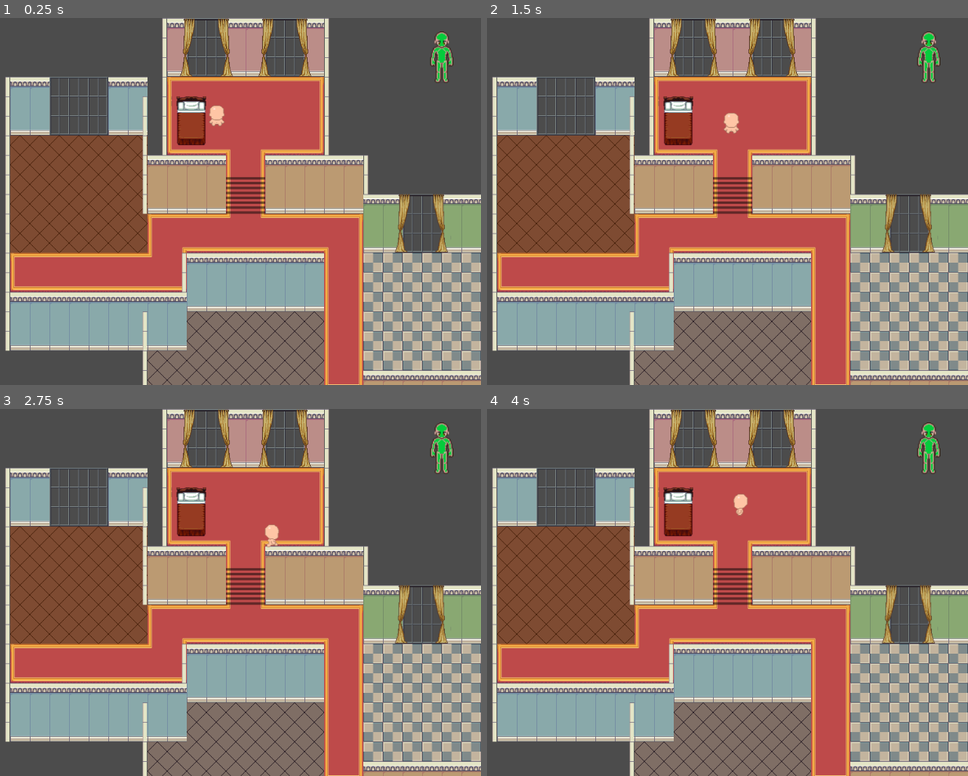
Above: before the commit, frames 1-4 (two rows, left to right).
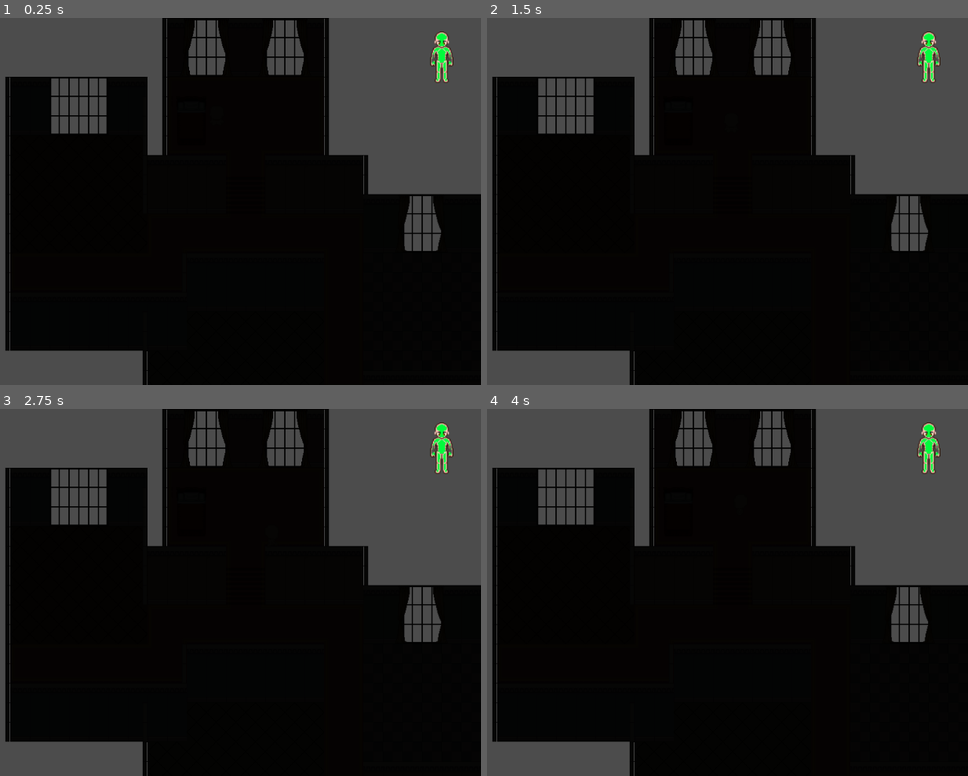
Above: after the commit, the same moments.

Repository: s4x0r/luxjam2020
Game: Godot game, scene res://levels/level1.tscn
The game is run twice, just before and just after one commit, with the same random seed, the same clock (stepped at 60 frames per second) and the same inputs. The project has no main scene, so this scene is started directly. Sound files missing from this copy of the repository are replaced by a short silence.
Inputs:
- Up to frame 1 (0.25 s): no input
- Up to frame 2 (1.5 s): tap Enter at 0.5 s; hold Right (ui_right) 0.53-1.28 s; hold Space (ui_select) 0.53-1.28 s; hold Down (ui_down) from 1.28 s (still down); tap Space (ui_select) at 1.35 s
- Up to frame 3 (2.75 s): tap Space (ui_select) at 1.52, 1.82 s; release Down (ui_down) at 2.03 s; hold Right (ui_right) from 2.03 s (still down); hold Space (ui_select) from 2.03 s (still down)
- Up to frame 4 (4 s): release Right (ui_right) at 2.78 s; release Space (ui_select) at 2.78 s; hold Up (ui_up) 2.78-3.53 s; tap Space (ui_select) at 2.85, 3.02, 3.32 s; hold Left (ui_left) from 3.53 s (still down); hold Space (ui_select) from 3.53 s (still down)

The runs differ from the first frame. In frame 1, 73% of the frame differs, in the area x 0-100%, y 0-100%; in frame 2, 73%; in frame 3, 73%; in frame 4, 73%.

Commit message:
fixed some lighting bugs

Diff:
--- a/furniture/curtains.tscn
+++ b/furniture/curtains.tscn
@@ -1,9 +1,12 @@
-[gd_scene load_steps=3 format=2]
+[gd_scene load_steps=4 format=2]
 
 [ext_resource path="res://s4xstuff/LPC Submissions Merged 2.0/Interior.png" type="Texture" id=1]
 
 [sub_resource type="OccluderPolygon2D" id=1]
-polygon = PoolVector2Array( -64, 48, -56.9837, 46.7155, -65.6629, 14.2631, -50.9461, -34.0382, -50.9461, -44.6041, -11.7013, -44.9814, -11.7013, -34.7929, -3.77687, -0.45369, 1.50609, 13.131, -4.15422, 43.6967, -7.17305, 46.3382, 10.5626, 46.7155, 6.03432, 36.527, 3.77022, 16.1499, 3.77022, 11.6216, 5.27962, 7.47073, 5.65697, 3.31985, 4.14757, -18.944, 3.77022, -46.1135, -69.4364, -45.3588, -66.7949, -19.6987, -68.3043, 10.1122, -67.5496, 14.2631, -69.059, 30.4893, -73.9646, 47.4702 )
+polygon = PoolVector2Array( -67.416, -46.2513, -51.3916, -46.7641, -52.2237, -31.2302, -58.8811, -0.440018, -64.9837, 12.3199, -58.3263, 42.2779, -55.8298, 45.884, -75.0581, 47.2983, -70.8066, 29.7989, -67.1525, 11.9866, -69.2607, 9.35143, -68.7336, 3.81751, -67.416, -19.1087 )
+
+[sub_resource type="OccluderPolygon2D" id=2]
+polygon = PoolVector2Array( -13.3066, -46.1898, 3.74001, -46.3835, 4.51486, -19.2639, 5.28971, 9.59909, 3.74001, 12.6985, 6.06457, 31.4885, 10.7136, 47.5665, -8.27007, 47.3728, -6.52667, 44.4671, 1.60921, 13.8607, -3.03987, 3.98147, -10.4009, -23.5255, -12.1443, -33.0174 )
 
 [node name="curtains" type="Node2D"]
 
@@ -26,4 +29,8 @@
 region_rect = Rect2( 448, 672, 32, 96 )
 
 [node name="LightOccluder2D" type="LightOccluder2D" parent="Sprite3"]
+position = Vector2( 0, 0.358482 )
 occluder = SubResource( 1 )
+
+[node name="LightOccluder2D2" type="LightOccluder2D" parent="Sprite3"]
+occluder = SubResource( 2 )
--- a/level parts/KinematicChar.gd
+++ b/level parts/KinematicChar.gd
@@ -36,4 +36,4 @@
 			collision.collider.get_parent().position += velocity*8
 		move_and_collide(-velocity*8)
 		$AudioStreamPlayer.play()
-		emit_signal("damaged")
+		emit_signal("damaged", self)
--- /dev/null
+++ b/level parts/Light2D.gd
@@ -0,0 +1,16 @@
+extends Light2D
+
+
+# Declare member variables here. Examples:
+# var a = 2
+# var b = "text"
+
+
+# Called when the node enters the scene tree for the first time.
+func _ready():
+	pass # Replace with function body.
+
+
+# Called every frame. 'delta' is the elapsed time since the previous frame.
+#func _process(delta):
+#	pass
--- /dev/null
+++ b/level parts/Light2D.tscn
@@ -0,0 +1,9 @@
+[gd_scene load_steps=2 format=2]
+
+[ext_resource path="res://level parts/light.png" type="Texture" id=1]
+
+[node name="Light2D" type="Light2D"]
+visible = false
+position = Vector2( 422.38, 286.899 )
+texture = ExtResource( 1 )
+shadow_enabled = true
--- a/level parts/darkness.tscn
+++ b/level parts/darkness.tscn
@@ -2,4 +2,5 @@
 
 [node name="darkness" type="CanvasModulate"]
 visible = false
+light_mask = 0
 color = Color( 0.027451, 0.027451, 0.027451, 1 )
--- a/level parts/level controller.tscn
+++ b/level parts/level controller.tscn
@@ -1,9 +1,14 @@
-[gd_scene load_steps=3 format=2]
+[gd_scene load_steps=7 format=2]
 
 [ext_resource path="res://levels/level controller.gd" type="Script" id=1]
 [ext_resource path="res://s4xstuff/dmgindicator.png" type="Texture" id=2]
+[ext_resource path="res://s4xstuff/Thunder_HD-Mark_DiAngelo-587966950.wav" type="AudioStream" id=3]
+[ext_resource path="res://s4xstuff/Rain_Inside_House-Mark_DiAngelo-323934112.wav" type="AudioStream" id=4]
+[ext_resource path="res://s4xstuff/indicator light.png" type="Texture" id=5]
+[ext_resource path="res://level parts/darkness.tscn" type="PackedScene" id=6]
 
 [node name="level controller" type="Control"]
+light_mask = 0
 margin_right = 1024.0
 margin_bottom = 600.0
 script = ExtResource( 1 )
@@ -20,12 +25,37 @@
 "_edit_use_anchors_": false
 }
 
+[node name="thunder" type="AudioStreamPlayer" parent="Control" groups=[
+"sounds",
+]]
+stream = ExtResource( 3 )
+
+[node name="rain" type="AudioStreamPlayer" parent="Control" groups=[
+"sounds",
+]]
+stream = ExtResource( 4 )
+autoplay = true
+
+[node name="Timer" type="Timer" parent="Control"]
+
 [node name="Sprite" type="Sprite" parent="Control"]
+light_mask = 2
 position = Vector2( 64, 64 )
 scale = Vector2( 1.5, 1.5 )
 texture = ExtResource( 2 )
 vframes = 3
 hframes = 5
+
+[node name="Light2D" type="Light2D" parent="Control/Sprite"]
+scale = Vector2( 1.5, 1.5 )
+texture = ExtResource( 5 )
+energy = 1.27
+mode = 3
+range_item_cull_mask = 2
+
+[node name="darkness" parent="Control" instance=ExtResource( 6 )]
+visible = true
+light_mask = 1
 
 [node name="Panel" type="Panel" parent="."]
 visible = false
@@ -58,3 +88,5 @@
 text = "YOU DIED"
 align = 1
 valign = 1
+[connection signal="finished" from="Control/thunder" to="." method="_on_thunder_finished"]
+[connection signal="timeout" from="Control/Timer" to="." method="_on_Timer_timeout"]
--- a/level parts/phone.tscn
+++ b/level parts/phone.tscn
@@ -22,7 +22,9 @@
 [node name="CollisionShape2D" type="CollisionShape2D" parent="Area2D"]
 shape = SubResource( 1 )
 
-[node name="AudioStreamPlayer" type="AudioStreamPlayer" parent="."]
+[node name="AudioStreamPlayer" type="AudioStreamPlayer" parent="." groups=[
+"sounds",
+]]
 stream = ExtResource( 2 )
 autoplay = true
 [connection signal="body_entered" from="Area2D" to="." method="_on_Area2D_body_entered"]
--- a/level.tscn
+++ b/level.tscn
@@ -6,7 +6,7 @@
 [ext_resource path="res://furniture/table.tscn" type="PackedScene" id=4]
 [ext_resource path="res://level parts/KinematicChar.tscn" type="PackedScene" id=5]
 [ext_resource path="res://level parts/darkness.tscn" type="PackedScene" id=6]
-[ext_resource path="res://level parts/light.png" type="Texture" id=7]
+[ext_resource path="res://level parts/Light2D.tscn" type="PackedScene" id=7]
 [ext_resource path="res://s4xstuff/Thunder_HD-Mark_DiAngelo-587966950.wav" type="AudioStream" id=8]
 [ext_resource path="res://level.gd" type="Script" id=9]
 [ext_resource path="res://s4xstuff/Rain_Inside_House-Mark_DiAngelo-323934112.wav" type="AudioStream" id=10]
@@ -197,11 +197,7 @@
 
 [node name="darkness" parent="." instance=ExtResource( 6 )]
 
-[node name="Light2D" type="Light2D" parent="."]
-visible = false
-position = Vector2( 422.38, 286.899 )
-texture = ExtResource( 7 )
-shadow_enabled = true
+[node name="Light2D" parent="." instance=ExtResource( 7 )]
 
 [node name="LightOccluder2D" type="LightOccluder2D" parent="."]
 position = Vector2( 422.38, 286.899 )
--- a/levels/level controller.gd
+++ b/levels/level controller.gd
@@ -5,23 +5,42 @@
 # var a = 2
 # var b = "text"
 
-
 # Called when the node enters the scene tree for the first time.
 func _ready():
+	$Control/Timer.start(rand_range(5, 10))
 	pass # Replace with function body.
 
 func game_over():
+	$Control/darkness.hide()
+	get_tree().call_group('lights','hide')
+	get_tree().call_group('sounds', 'stop')
 	$Panel.visible = true
 	pass
 
-
+func flash():
+	$Control/thunder.play()
+	get_tree().call_group('lights', 'show')
+	pass
 # Called every frame. 'delta' is the elapsed time since the previous frame.
 #func _process(delta):
 #	pass
 
 
-func _on_KinematicChar_damaged():
+func _on_KinematicChar_damaged(character):
 	$Control/Sprite.frame+=1
 	if $Control/Sprite.frame == 14:
+		character.get_parent().remove_child(character)
 		game_over()
 	pass # Replace with function body.
+
+
+func _on_Timer_timeout():
+	flash()
+	$Control/Timer.stop()
+	pass # Replace with function body.
+
+
+func _on_thunder_finished():
+	$Control/Timer.start(rand_range(10, 15))
+	get_tree().call_group('lights','hide')
+	pass # Replace with function body.
--- a/levels/level1.tscn
+++ b/levels/level1.tscn
@@ -6,6 +6,7 @@
 [ext_resource path="res://furniture/bed.tscn" type="PackedScene" id=4]
 [ext_resource path="res://level parts/level controller.tscn" type="PackedScene" id=5]
 [ext_resource path="res://level parts/KinematicChar.tscn" type="PackedScene" id=7]
+[ext_resource path="res://level parts/Light2D.tscn" type="PackedScene" id=8]
 
 [node name="level1" type="Node2D"]
 
@@ -36,5 +37,25 @@
 [node name="KinematicChar" parent="." instance=ExtResource( 7 )]
 position = Vector2( 592, 160 )
 
+[node name="Light2D" parent="." groups=[
+"lights",
+] instance=ExtResource( 8 )]
+position = Vector2( 352, 32 )
+
+[node name="Light2D3" parent="." groups=[
+"lights",
+] instance=ExtResource( 8 )]
+position = Vector2( 704, -64 )
+
+[node name="Light2D2" parent="." groups=[
+"lights",
+] instance=ExtResource( 8 )]
+position = Vector2( 928, 208 )
+
+[node name="Light2D4" parent="." groups=[
+"lights",
+] instance=ExtResource( 8 )]
+position = Vector2( 1104, 608 )
+
 [node name="level controller" parent="." instance=ExtResource( 5 )]
 [connection signal="damaged" from="KinematicChar" to="level controller" method="_on_KinematicChar_damaged"]
Not shown: 1 places in levels/level1.tscn that only renumber resources
Binary file added: s4xstuff/indicator light.png
Not shown, added: s4xstuff/indicator light.png.import
